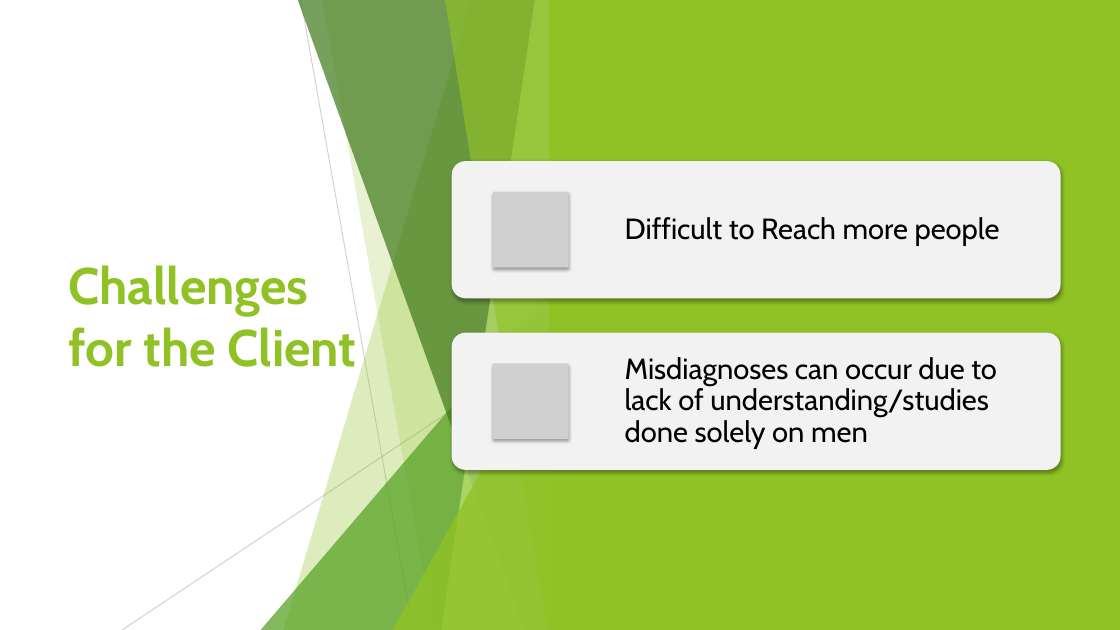
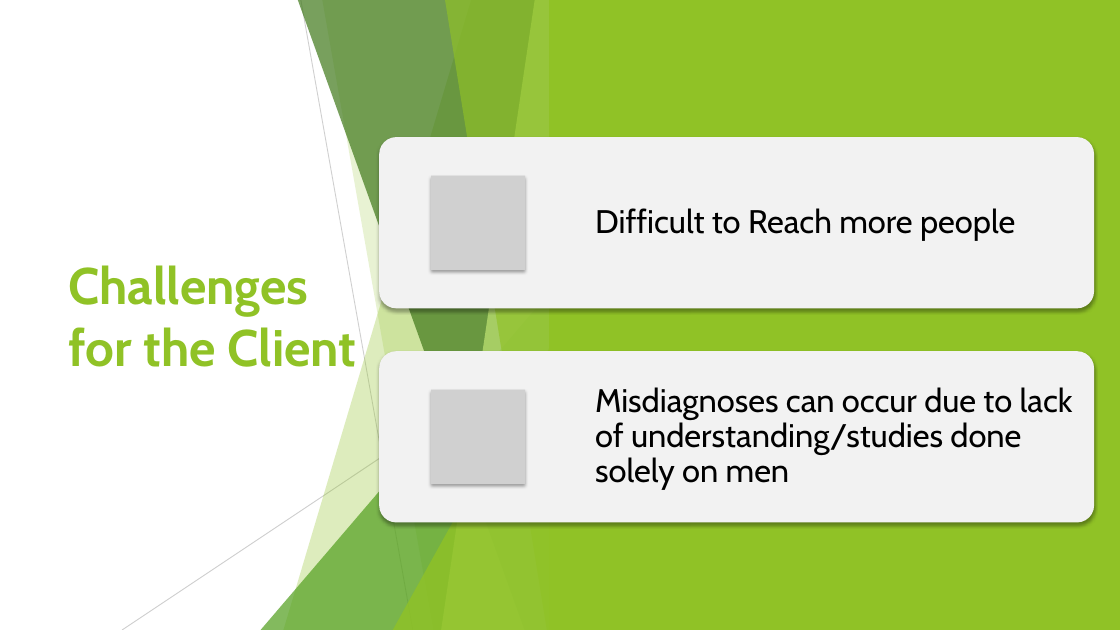
Before and after one commit to London18/team-21, a slide deck: slide 3 of resources/Code for Good - Presentation.pptx. Drawn at 1120x630 pixels with LibreOffice and Linux fonts; fonts in the diff are those of the drawing; grey boxes stand for pictures. Boxes give left, top, right and bottom in pixels: in the first picture for what was removed or moved away, otherwise in the second. Text is boxed around its words. In the diff, an @@ line names an element or a change of style, - is before the commit and + after.

```diff
--- a/resources/Code for Good - Presentation.pptx
+++ b/resources/Code for Good - Presentation.pptx
@@ rounded rectangle: place and size @@
-rounded rectangle at [452, 161, 1061, 298]
+rounded rectangle at [379, 137, 1094, 308]
@@ text "Difficult to Reach more people": place and size @@
-text "Difficult to Reach more people" at [625, 217, 1000, 245]
+text "Difficult to Reach more people" at [595, 208, 1015, 241]
@@ text "Difficult to Reach more people" at [595, 208, 1015, 241]: size 25 to 28 pt; more space between paragraphs @@
@@ picture: place and size @@
-picture at [493, 192, 569, 268]
+picture at [431, 176, 525, 270]
@@ rounded rectangle: place and size @@
-rounded rectangle at [452, 333, 1061, 470]
+rounded rectangle at [379, 351, 1094, 523]
@@ text "Misdiagnoses can occur due to ..." at [595, 387, 1073, 490]: size 25 to 28 pt; more space between paragraphs @@
@@ text "Misdiagnoses can occur due to ...": place and size @@
-text "Misdiagnoses can occur due to ..." at [625, 357, 997, 448]
+text "Misdiagnoses can occur due to ..." at [595, 387, 1073, 490]
@@ picture: place and size @@
-picture at [493, 364, 569, 439]
+picture at [431, 390, 525, 484]
```
Also in this commit, not shown: 3 other slides changed.
